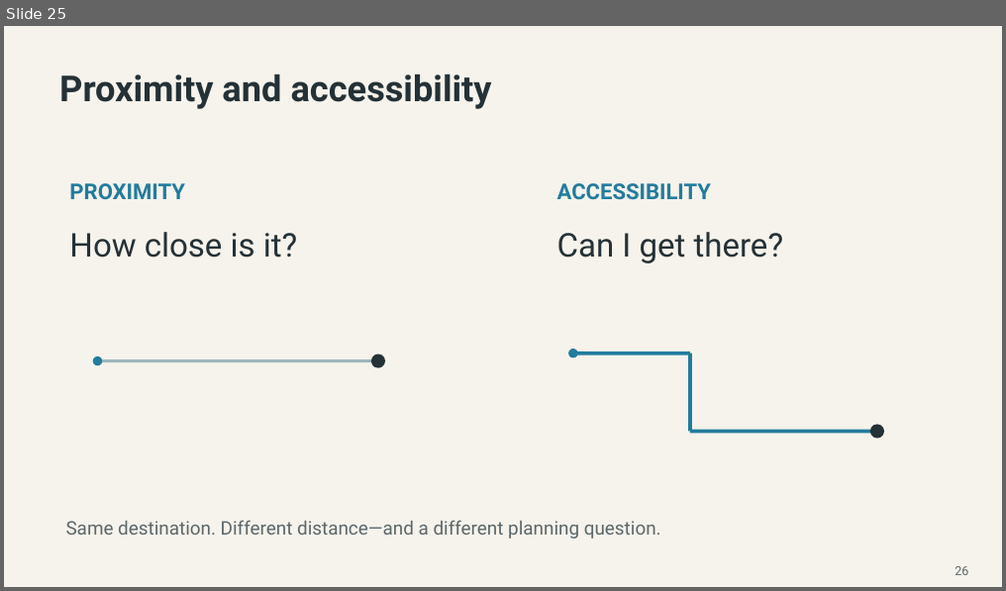
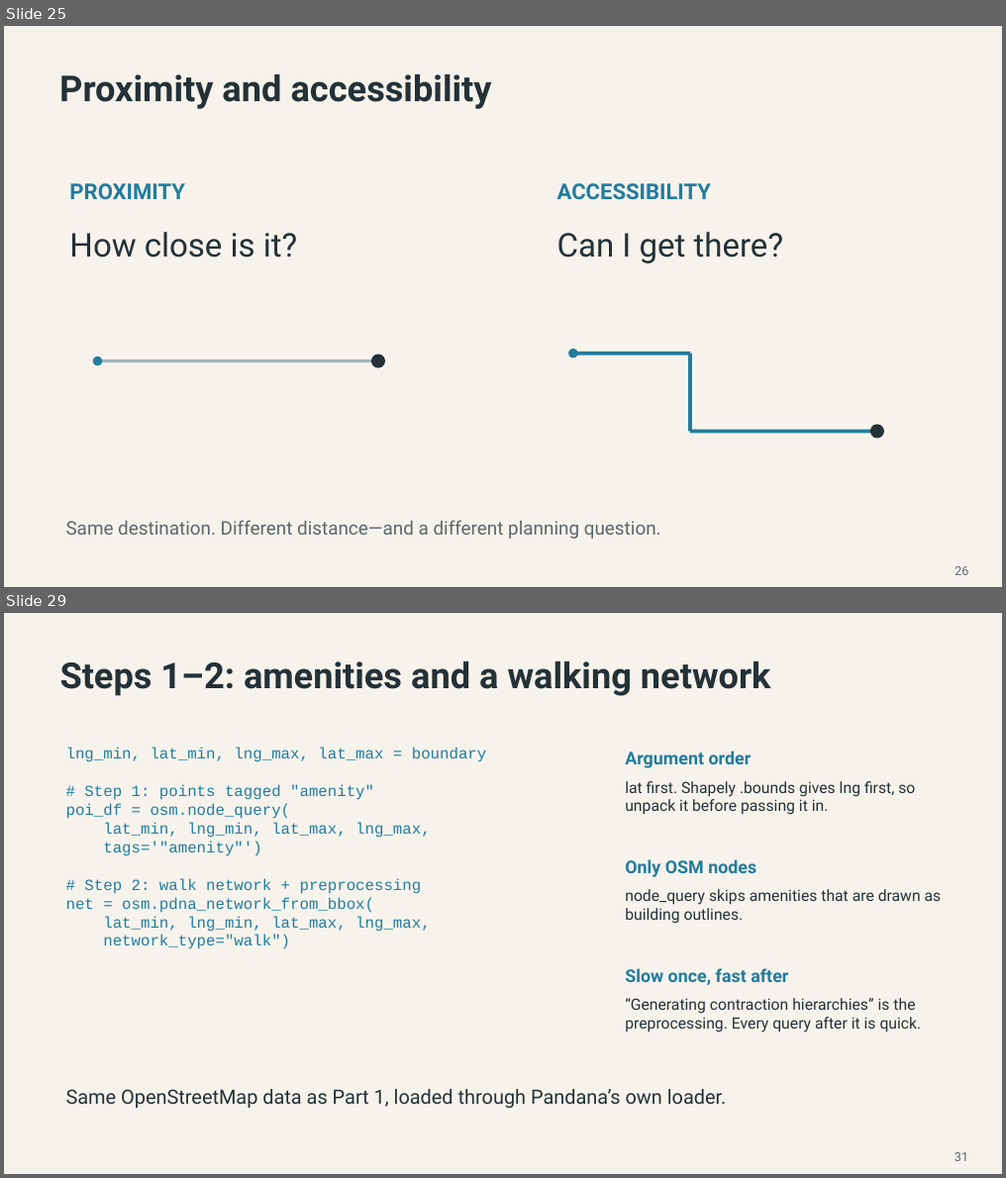
Before and after one commit to MUSA-Zhanchao/OSM-lecture, a slide deck: OSM_Pandana_Lecture-revised-final.pptx. Shown one above the other, each under a label of ours: slide 25 before the commit, slides 25 and 29 after it; the slides between them are not shown. The pictures are 1006x591 and 1006x1178 pixels, drawn with LibreOffice and Linux fonts; fonts in the diff are those of the drawing. Boxes give left, top, right and bottom in pixels: in the first picture for what was removed or moved away, otherwise in the second. Text is boxed around its words. In the diff, an @@ line names an element or a change of style, - is before the commit and + after.

```diff
--- a/OSM_Pandana_Lecture-revised-final.pptx
+++ b/OSM_Pandana_Lecture-revised-final.pptx
@@ slide 29 added at (4, 613, 1002, 1174), background #F6F3EC @@
@@ text added at (60, 662, 771, 696), 34.5 pt, text #243136, bold @@
+Steps 1–2: amenities and a walking network
@@ text added at (66, 748, 487, 950), 15 pt, text #227C9D @@
+lng_min, lat_min, lng_max, lat_max = boundary
+# Step 1: points tagged "amenity"
+poi_df = osm.node_query(
+lat_min, lng_min, lat_max, lng_max,
+tags='"amenity"')
+# Step 2: walk network + preprocessing
+net = osm.pdna_network_from_bbox(
+lat_min, lng_min, lat_max, lng_max,
+network_type="walk")
@@ text added at (625, 751, 751, 768), 17 pt, text #227C9D, bold @@
+Argument order
@@ text added at (625, 781, 915, 815), 15 pt, text #243136 @@
+lat first. Shapely .bounds gives lng first, so unpack it before passing it in.
@@ text added at (625, 860, 756, 877), 17 pt, text #227C9D, bold @@
+Only OSM nodes
@@ text added at (625, 889, 942, 924), 15 pt, text #243136 @@
+node_query skips amenities that are drawn as building outlines.
@@ text added at (625, 968, 788, 985), 17 pt, text #227C9D, bold @@
+Slow once, fast after
@@ text added at (625, 998, 922, 1033), 15 pt, text #243136 @@
+“Generating contraction hierarchies” is the preprocessing. Every query after it is quick.
@@ text added at (66, 1089, 727, 1108), 19 pt, text #243136 @@
+Same OpenStreetMap data as Part 1, loaded through Pandana’s own loader.
@@ text added at (954, 1153, 968, 1161), 12 pt, text #5B676A @@
+31
```
Also in this commit, not shown: 5 slides changed, 8 other slides added, 9 slides removed, 1 other file.
